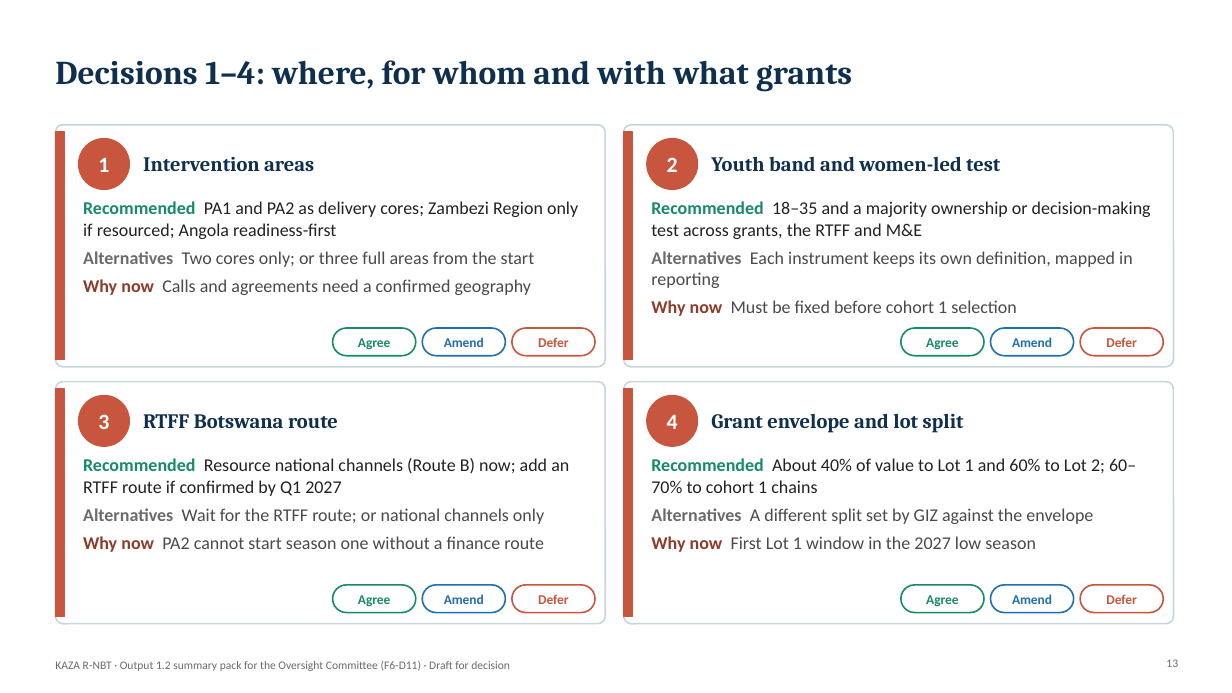
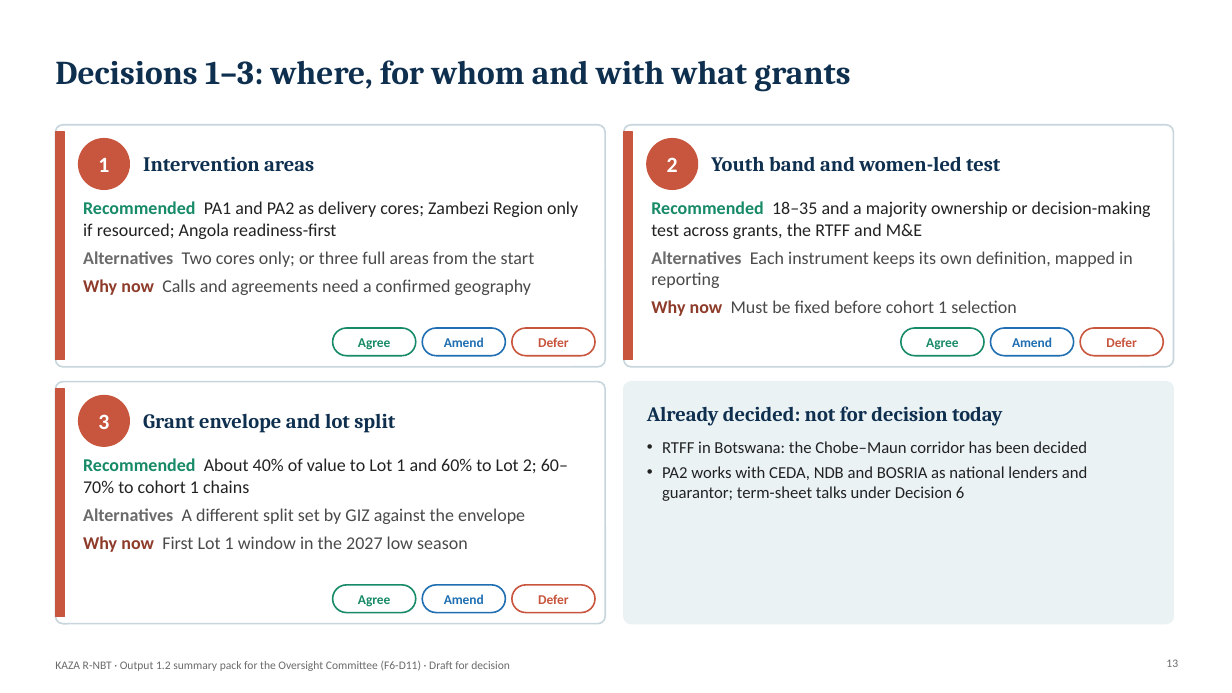
Before and after one commit to modestanz/GIZ-Works, a slide deck: slide 13 of deliverables/F6-D11_Output_1.2_Summary_Pack_Oversight_Committee.pptx. Drawn at 1232x693 pixels with LibreOffice and Linux fonts; fonts in the diff are those of the drawing; background and template pictures are left out. Boxes give left, top, right and bottom in pixels: in the first picture for what was removed or moved away, otherwise in the second. Text is boxed around its words. In the diff, an @@ line names an element or a change of style, - is before the commit and + after.

```diff
--- a/deliverables/F6-D11_Output_1.2_Summary_Pack_Oversight_Committee.pptx
+++ b/deliverables/F6-D11_Output_1.2_Summary_Pack_Oversight_Committee.pptx
@@ title at <box>55,60,850,92</box>: text changed @@
-Decisions 1–4: where, for whom and with what grants
+Decisions 1–3: where, for whom and with what grants
@@ rounded rectangle at <box>624,382,1174,624</box>: fill #FFFFFF to #EAF2F4; outline #C7D6DC 1.25 pt to #EAF2F4 1 pt @@
@@ rectangle removed at <box>624,389,633,616</box> @@
@@ text at <box>143,413,395,433</box>: text changed @@
-RTFF Botswana route
+Grant envelope and lot split
@@ ellipse removed at <box>647,396,698,446</box> @@
@@ text added at <box>647,406,1002,426</box>, 16 pt, text #0F2F4F, bold @@
+Already decided: not for decision today
@@ text removed at <box>667,415,678,429</box> @@
-4
@@ text removed at <box>711,413,964,433</box> @@
-Grant envelope and lot split
@@ text added at <box>662,441,1088,501</box>, 13 pt, text #222222 @@
+• RTFF in Botswana: the Chobe–Maun corridor has been decided
+• PA2 works with CEDA, NDB and BOSRIA as national lenders and guarantor; term-sheet talks under Decision 6
@@ text at <box>83,458,568,552</box>: text changed @@
-Recommended Resource national channels (Route B) now; add an RTFF route if confirmed by Q1 2027
-Alternatives Wait for the RTFF route; or national channels only
-Why now PA2 cannot start season one without a finance route
+Recommended About 40% of value to Lot 1 and 60% to Lot 2; 60–70% to cohort 1 chains
+Alternatives A different split set by GIZ against the envelope
+Why now First Lot 1 window in the 2027 low season
@@ text removed at <box>651,458,1136,552</box> @@
-Recommended About 40% of value to Lot 1 and 60% to Lot 2; 60–70% to cohort 1 chains
-Alternatives A different split set by GIZ against the envelope
-Why now First Lot 1 window in the 2027 low season
@@ rounded rectangle removed at <box>901,585,984,613</box> @@
@@ text removed at <box>926,595,959,607</box> @@
-Agree
@@ rounded rectangle removed at <box>991,585,1074,613</box> @@
@@ text removed at <box>1012,594,1052,604</box> @@
-Amend
@@ rounded rectangle removed at <box>1080,585,1164,613</box> @@
@@ text removed at <box>1106,594,1137,604</box> @@
-Defer
```
Also in this commit, not shown: 12 other slides changed, 14 other files.
